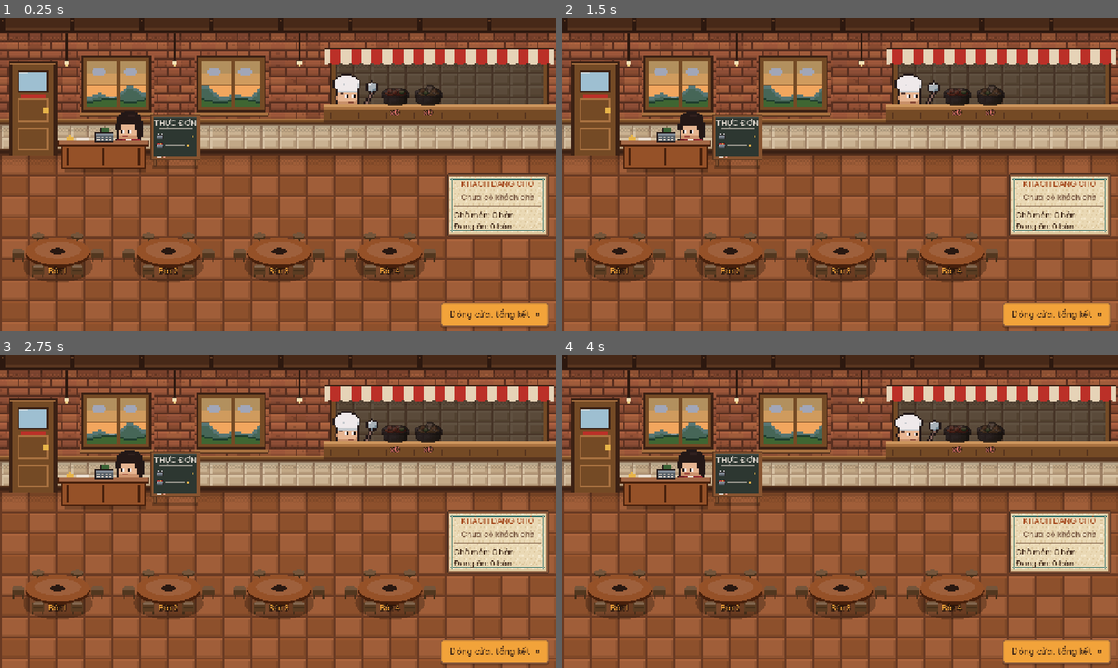
Above: before the commit, frames 1-4 (two rows, left to right).
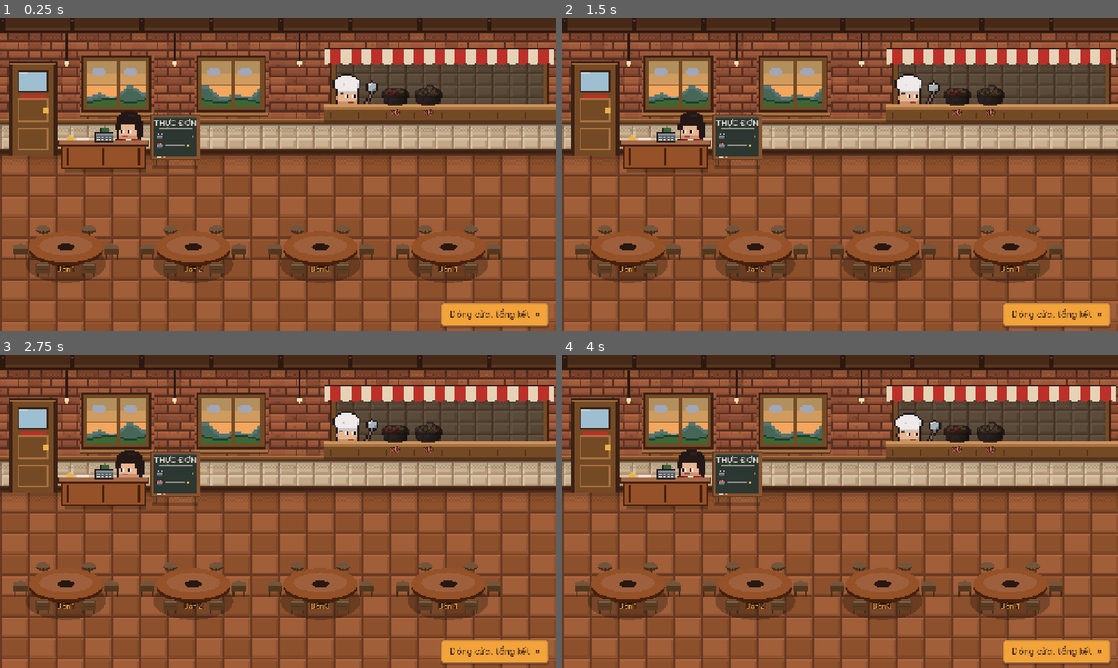
Above: after the commit, the same moments.

Repository: Znoywho/HotPot_SUNSUT
Game: Godot game, scene res://scenes/sell/sell_phase.tscn
Same seed, same stepped clock (60 frames per second), same inputs: the game is played once before the commit and once after it. This scene is started directly instead of the project's main scene.
Inputs (mouse positions are in pixels of both pictures, inside the frame that each line leads up to):
- Up to frame 1 (0.25 s): no input
- Up to frame 2 (1.5 s): click "Đóng cửa, tổng kết »" at 0.5 s; click "Đóng cửa, tổng kết »" at 1.25 s
- Up to frame 3 (2.75 s): click "Đóng cửa, tổng kết »" at 2 s
- Up to frame 4 (4 s): tap Enter at 2.75 s; drag from (739, 477) to (895, 442) at 2.77 s; drag from (617, 583) to (812, 574) at 3.52 s

The runs differ from the first frame. In frame 1, 10% of the frame differs, in the area x 2-99%, y 49-85%; in frame 2, 10%; in frame 3, 10%; in frame 4, 10%.

Commit message:
[Cần Tuấn xem] Bán hàng: bảng Khách đang chờ thành thẻ nhỏ (ảnh + xN + thanh kiên nhẫn), vẫn thấy khi mở bảng Dọn dẹp

Diff:
--- a/scenes/sell/sell_phase.gd
+++ b/scenes/sell/sell_phase.gd
@@ -52,7 +52,7 @@
 const STAGE := Vector2(1280, 720)
 const PX := 4.0
 const SIDE_WALL_PX := 160.0
-## Vùng xếp bàn trên sàn; chừa dải bên phải cho bảng "Khách đang chờ" (WaitingBoard), bàn tự co lại cho vừa.
+## Vùng xếp bàn trên sàn; chừa dải bên phải cho cột thẻ khách chờ (WaitingBoard), bàn tự co lại cho vừa.
 const FLOOR_RECT := Rect2(16, 352, 1248 - WaitingBoard.WIDTH - 12.0, 290)
 const BAR_Y := 650.0
 const MAX_TABLE_SCALE := 1.25 ## Quán ít bàn (1 hàng) thì phóng bàn to cho cân với đầu bếp, lễ tân.
@@ -72,7 +72,7 @@
 var cart := Cart.new()
 var _spawn_timer := 2.0
 var _sold_out_notified := false ## Đã báo "hết lẩu, ngừng đón khách" (báo 1 lần mỗi đợt hết).
-var _board: WaitingBoard ## Bảng "Khách đang chờ" cạnh phải sàn.
+var _board: WaitingBoard ## Cột thẻ khách đang chờ cạnh phải sàn.
 var _negotiating: TableNode = null
 var _stage: Control
 var _pass: KitchenPass
@@ -220,11 +220,11 @@
 	_stage.add_child(close)
 
 
-## Dựng bảng "Khách đang chờ" ở cạnh phải sàn (ngang hàng với vùng bàn, trên lớp sàn).
+## Dựng cột thẻ khách chờ ở cạnh phải sàn. Gắn vào màn (không vào _stage) để đưa lên trên bảng Dọn dẹp được;
+## vị trí vẫn theo toạ độ sân khấu (đặt lại trong _center_stage).
 func _build_waiting_board() -> void:
 	_board = WaitingBoard.new(MAX_QUEUE)
-	_board.position = Vector2(STAGE.x - 16.0 - WaitingBoard.WIDTH, FLOOR_RECT.position.y + 6.0)
-	_stage.add_child(_board)
+	add_child(_board)
 
 
 func _style_button(b: Button, bg: Color, border: Color, font: Color) -> void:
@@ -245,6 +245,7 @@
 
 func _center_stage() -> void:
 	_stage.position = ((size - STAGE) / 2.0).floor()
+	_board.position = _stage.position + Vector2(STAGE.x - 16.0 - WaitingBoard.WIDTH, FLOOR_RECT.position.y + 6.0)
 
 
 func _setup_tables() -> void:
@@ -822,6 +823,7 @@
 	var panel := CleanPanel.new()
 	add_child(panel)
 	panel.open(kind, title)
+	_board.move_to_front() # Lúc dọn vẫn thấy khách chờ (giờ vẫn chạy); cột thẻ nằm ngoài khung Dọn dẹp.
 	_clean_panel = panel
 	panel.finished.connect(func(grade: int) -> void:
 		_clean_panel = null
@@ -930,12 +932,7 @@
 		fill.size.x = (TableVisual.BAR_SIZE.x - 4.0) * clampf(r, 0.0, 1.0)
 		fill.color = TableVisual._patience_color(r)
 
-	var waiting_food := 0
-	var eating := 0
-	for table in tables:
-		waiting_food += 1 if table.state == TableNode.State.WAITING_ORDER else 0
-		eating += 1 if table.state == TableNode.State.EATING else 0
-	_board.refresh(_queue, QUEUE_WAIT, waiting_food, eating)
+	_board.refresh(_queue, QUEUE_WAIT)
 
 	for i in tables.size():
 		var table := tables[i]
--- a/scenes/sell/waiting_board.gd
+++ b/scenes/sell/waiting_board.gd
@@ -1,103 +1,84 @@
 class_name WaitingBoard
-extends PanelContainer
-## Bảng "Khách đang chờ" cạnh phải sàn quán: chỉ để nhìn, không chạm được.
-## - Nhóm đang đứng chờ xếp bàn: ảnh người đầu nhóm + số người + thanh kiên nhẫn đổi màu xanh -> đỏ.
-## - Số bàn đang chờ món / đang ăn.
-## Mỗi hàng nhóm dựng sẵn một lần, mỗi frame chỉ cập nhật chữ và thanh (không tạo node mới).
-## shortcut: một cột cho tầng 1; khi có tầng 2 thì thêm một bảng thứ hai hoặc tiêu đề tầng vào cùng cột này.
+extends VBoxContainer
+## Cột thẻ khách đang chờ ở cạnh phải sàn: chỉ để nhìn, không chạm được. Lúc mở bảng Dọn dẹp vẫn nổi trên lớp tối.
+## Mỗi nhóm chờ là một thẻ nhỏ: ảnh người đầu nhóm + "x<số người>" + thanh kiên nhẫn mỏng (xanh -> cam -> đỏ).
+## Dựng sẵn mọi thẻ một lần, mỗi frame chỉ đổi ảnh / chữ / thanh.
 
-const WIDTH := 236.0
-const BAR_WIDTH := 124.0
-const BAR_HEIGHT := 12.0
-const AVATAR_SIZE := 44.0
-const SPECIAL_TEXT := {"critic": "Nhà phê bình", "michelin": "Khách lạ"}
-const SPECIAL_COLOR := {"critic": Color("6a3d9a"), "michelin": Color("8a6d3b")}
+const WIDTH := 84.0
+const AVATAR_SIZE := 32.0
+const BAR_HEIGHT := 6.0
+const CARD_BG := Color("4a2e20") ## Trùng PauseMenu.PANEL_BG.
+const CARD_BORDER := Color("a8764a") ## Trùng PauseMenu.PANEL_BORDER.
+const TEXT_COLOR := Color("f3e2c0")
 
-var _rows: Array[Dictionary] = [] ## Mỗi hàng: {box, avatar, name, fill}
-var _empty_label: Label
-var _status_label: Label
+var _cards: Array[Dictionary] = [] ## Mỗi thẻ: {card, avatar, count, fill}
 
 
-## Dựng khung bảng với `slots` hàng nhóm chờ (bằng số nhóm tối đa được đứng chờ).
+## Dựng cột với `slots` thẻ (bằng số nhóm tối đa được đứng chờ).
 func _init(slots: int) -> void:
 	custom_minimum_size = Vector2(WIDTH, 0)
 	mouse_filter = MOUSE_FILTER_IGNORE
-	add_theme_stylebox_override("panel", HuntUI.paper_style("paper_panel", 8, Vector2(16, 12)))
-	var column := VBoxContainer.new()
-	column.add_theme_constant_override("separation", 8)
-	column.mouse_filter = MOUSE_FILTER_IGNORE
-	add_child(column)
-
-	var title := HuntUI.label("KHÁCH ĐANG CHỜ", 18, HuntUI.RUST)
-	title.horizontal_alignment = HORIZONTAL_ALIGNMENT_CENTER
-	column.add_child(title)
-	_empty_label = HuntUI.label("Chưa có khách chờ", 18, HuntUI.INK_SOFT)
-	_empty_label.horizontal_alignment = HORIZONTAL_ALIGNMENT_CENTER
-	column.add_child(_empty_label)
+	add_theme_constant_override("separation", 10)
 	for i in slots:
-		_rows.append(_make_group_row(column))
-	var line := ColorRect.new()
-	line.color = HuntUI.INK_SOFT
-	line.custom_minimum_size = Vector2(0, 2)
-	line.mouse_filter = MOUSE_FILTER_IGNORE
-	column.add_child(line)
-	_status_label = HuntUI.label("", 18, HuntUI.INK)
-	column.add_child(_status_label)
+		_cards.append(_make_card())
 
 
-## Cập nhật bảng: `groups` là hàng đợi của SellPhase ({size, looks, special, wait}), `queue_wait` là kiên nhẫn đầy.
-func refresh(groups: Array[Dictionary], queue_wait: float, tables_waiting_food: int, tables_eating: int) -> void:
-	_empty_label.visible = groups.is_empty()
-	for i in _rows.size():
-		var row := _rows[i]
-		(row["box"] as Control).visible = i < groups.size()
+## Cập nhật thẻ theo hàng đợi của SellPhase ({size, looks, wait}); `queue_wait` là kiên nhẫn đầy.
+func refresh(groups: Array[Dictionary], queue_wait: float) -> void:
+	for i in _cards.size():
+		var card := _cards[i]
+		(card["card"] as Control).visible = i < groups.size()
 		if i >= groups.size():
 			continue
 		var group := groups[i]
-		var special: String = group["special"]
-		var name_label: Label = row["name"]
-		name_label.text = SPECIAL_TEXT.get(special, "Nhóm %d người" % int(group["size"]))
-		name_label.add_theme_color_override("font_color", SPECIAL_COLOR.get(special, HuntUI.INK))
-		(row["avatar"] as TextureRect).texture = (group["looks"] as Array)[0]
+		(card["avatar"] as TextureRect).texture = (group["looks"] as Array)[0]
+		(card["count"] as Label).text = "x%d" % int(group["size"])
 		var ratio := clampf(float(group["wait"]) / queue_wait, 0.0, 1.0)
-		var fill: ColorRect = row["fill"]
-		fill.size.x = (BAR_WIDTH - 4.0) * ratio
+		var fill: ColorRect = card["fill"]
+		fill.size.x = (fill.get_parent() as Control).size.x * ratio
 		fill.color = TableVisual._patience_color(ratio)
-	_status_label.text = "Chờ món: %d bàn\nĐang ăn: %d bàn" % [tables_waiting_food, tables_eating]
 
 
-## Một hàng nhóm chờ: ảnh người đầu nhóm bên trái; bên phải là tên nhóm và thanh kiên nhẫn.
-func _make_group_row(parent: Control) -> Dictionary:
-	var box := HBoxContainer.new()
-	box.add_theme_constant_override("separation", 8)
-	box.mouse_filter = MOUSE_FILTER_IGNORE
-	parent.add_child(box)
+## Một thẻ: hàng trên là ảnh + "xN", hàng dưới là thanh kiên nhẫn.
+func _make_card() -> Dictionary:
+	var style := StyleBoxFlat.new()
+	style.bg_color = CARD_BG
+	style.border_color = CARD_BORDER
+	style.set_border_width_all(2)
+	style.set_corner_radius_all(4)
+	style.set_content_margin_all(6)
+	var card := PanelContainer.new()
+	card.add_theme_stylebox_override("panel", style)
+	card.mouse_filter = MOUSE_FILTER_IGNORE
+	add_child(card)
+	var column := VBoxContainer.new()
+	column.add_theme_constant_override("separation", 2)
+	column.mouse_filter = MOUSE_FILTER_IGNORE
+	card.add_child(column)
+
+	var row := HBoxContainer.new()
+	row.add_theme_constant_override("separation", 6)
+	row.mouse_filter = MOUSE_FILTER_IGNORE
+	column.add_child(row)
 	var avatar := TextureRect.new()
 	avatar.custom_minimum_size = Vector2(AVATAR_SIZE, AVATAR_SIZE)
 	avatar.expand_mode = TextureRect.EXPAND_IGNORE_SIZE
 	avatar.stretch_mode = TextureRect.STRETCH_KEEP_ASPECT_CENTERED
 	avatar.texture_filter = CanvasItem.TEXTURE_FILTER_NEAREST
 	avatar.mouse_filter = MOUSE_FILTER_IGNORE
-	box.add_child(avatar)
-	var side := VBoxContainer.new()
-	side.add_theme_constant_override("separation", 4)
-	side.size_flags_vertical = SIZE_SHRINK_CENTER
-	side.mouse_filter = MOUSE_FILTER_IGNORE
-	box.add_child(side)
-	var name_label := HuntUI.label("", 18, HuntUI.INK)
-	side.add_child(name_label)
-	var bar := Control.new()
-	bar.custom_minimum_size = Vector2(BAR_WIDTH, BAR_HEIGHT)
+	row.add_child(avatar)
+	var count := HuntUI.label("", 18, TEXT_COLOR)
+	count.size_flags_vertical = SIZE_SHRINK_CENTER
+	count.mouse_filter = MOUSE_FILTER_IGNORE
+	row.add_child(count)
+
+	var bar := ColorRect.new()
+	bar.color = Color("2b1a14")
+	bar.custom_minimum_size = Vector2(0, BAR_HEIGHT)
 	bar.mouse_filter = MOUSE_FILTER_IGNORE
-	side.add_child(bar)
-	var back := ColorRect.new()
-	back.color = Color("3b2416")
-	back.size = Vector2(BAR_WIDTH, BAR_HEIGHT)
-	back.mouse_filter = MOUSE_FILTER_IGNORE
-	bar.add_child(back)
+	column.add_child(bar)
 	var fill := ColorRect.new()
-	fill.position = Vector2(2, 2)
-	fill.size = Vector2(BAR_WIDTH - 4.0, BAR_HEIGHT - 4.0)
+	fill.size.y = BAR_HEIGHT
 	fill.mouse_filter = MOUSE_FILTER_IGNORE
 	bar.add_child(fill)
-	return {"box": box, "avatar": avatar, "name": name_label, "fill": fill}
+	return {"card": card, "avatar": avatar, "count": count, "fill": fill}
